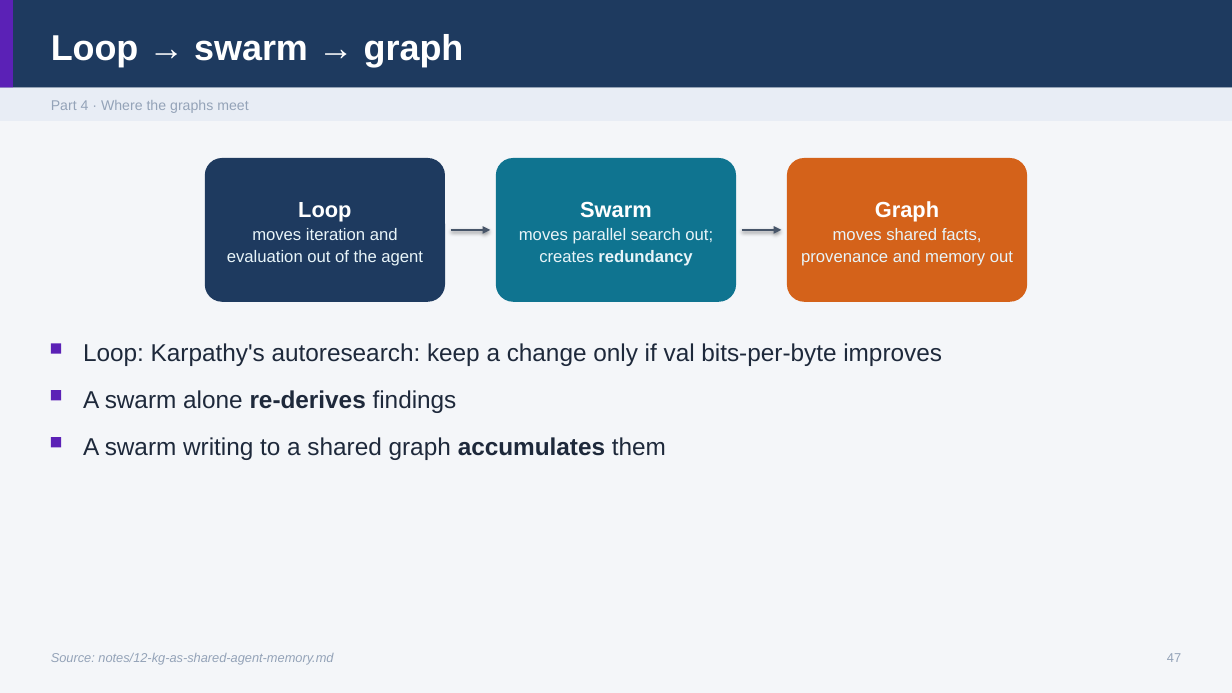
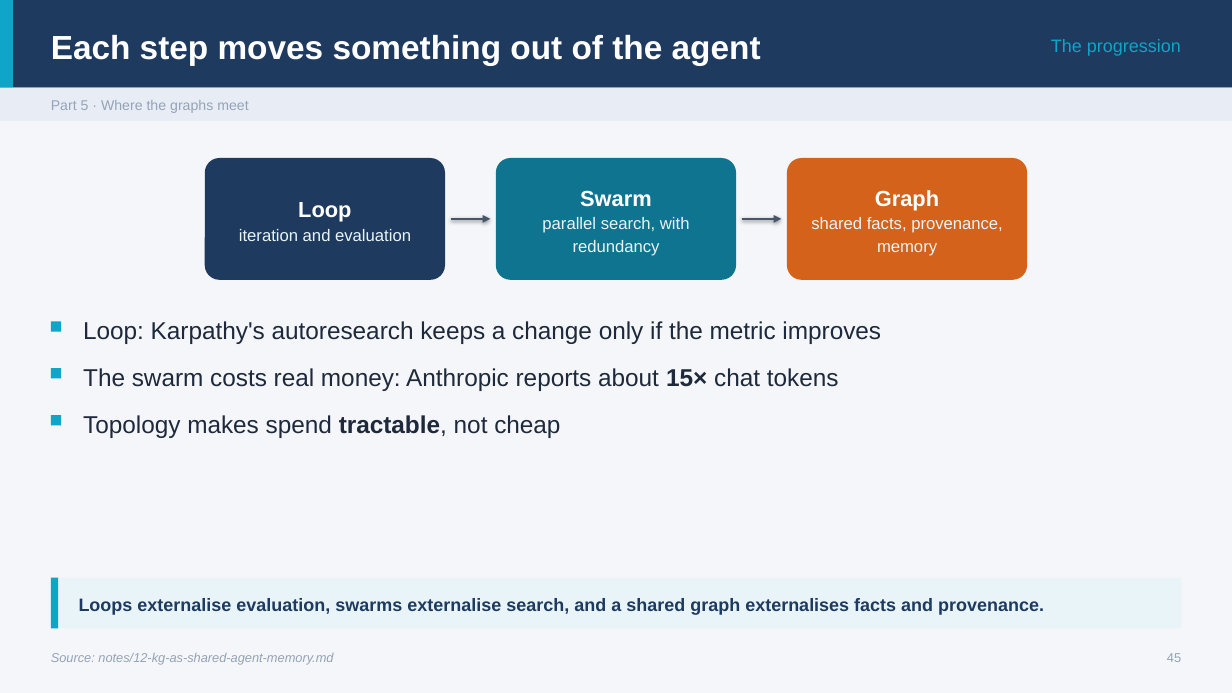
Before and after one commit to ramseywise/learn-ai-engineering, a slide deck: slide 45 of ai-engineering/05-graph-engineering/slides/graph-engineering.pptx (slide 47 before the commit). Drawn at 1232x693 pixels with LibreOffice and Linux fonts; fonts in the diff are those of the drawing. Boxes give left, top, right and bottom in pixels: in the first picture for what was removed or moved away, otherwise in the second. Text is boxed around its words. In the diff, an @@ line names an element or a change of style, - is before the commit and + after.

```diff
--- a/ai-engineering/05-graph-engineering/slides/graph-engineering.pptx
+++ b/ai-engineering/05-graph-engineering/slides/graph-engineering.pptx
@@ text removed at bbox=[51, 34, 464, 67] @@
-Loop → swarm → graph
@@ text added at bbox=[51, 35, 761, 65], 26 pt, text #FFFFFF, bold @@
+Each step moves something out of the agent
@@ text added at bbox=[1051, 39, 1181, 56], 14 pt, text #0EA5C9 @@
+The progression
@@ text at bbox=[51, 100, 248, 113]: text changed @@
-Part 4 · Where the graphs meet
+Part 5 · Where the graphs meet
@@ rounded rectangle: place and size @@
-rounded rectangle at bbox=[205, 158, 445, 302]
+rounded rectangle at bbox=[205, 158, 445, 280]
@@ rounded rectangle: place and size @@
-rounded rectangle at bbox=[496, 158, 737, 302]
+rounded rectangle at bbox=[496, 158, 737, 280]
@@ rounded rectangle: place and size @@
-rounded rectangle at bbox=[787, 158, 1028, 302]
+rounded rectangle at bbox=[787, 158, 1028, 280]
@@ text at bbox=[239, 229, 411, 241]: text changed @@
-moves iteration and evaluation out of the agent
+iteration and evaluation
@@ arrow moved from (451, 230) - (491, 230) to (451, 219) - (491, 219) @@
@@ text at bbox=[542, 217, 690, 256]: text changed @@
-moves parallel search out; creates redundancy
+parallel search, with redundancy
@@ arrow moved from (742, 230) - (782, 230) to (742, 219) - (782, 219) @@
@@ text at bbox=[811, 217, 1003, 256]: text changed @@
-moves shared facts, provenance and memory out
+shared facts, provenance, memory
@@ fill #5B21B6 to #0EA5C9 in 4 elements at bbox=[0, 0, 13, 88], bbox=[51, 369, 61, 379], bbox=[51, 415, 61, 425], bbox=[51, 322, 61, 332] @@
@@ 3 rectangles: place and size @@
-3 rectangles at bbox=[51, 344, 61, 447]
+3 rectangles at bbox=[51, 322, 61, 425]
@@ text at bbox=[83, 321, 881, 344]: text changed @@
-Loop: Karpathy's autoresearch: keep a change only if val bits-per-byte improves
+Loop: Karpathy's autoresearch keeps a change only if the metric improves
@@ text added at bbox=[83, 368, 839, 391], 19 pt, text #1E293B @@
+The swarm costs real money: Anthropic reports about 15× chat tokens
@@ text removed at bbox=[83, 390, 457, 413] @@
-A swarm alone re-derives findings
@@ text added at bbox=[83, 415, 560, 438], 19 pt, text #1E293B @@
+Topology makes spend tractable, not cheap
@@ text removed at bbox=[83, 437, 666, 460] @@
-A swarm writing to a shared graph accumulates them
@@ rectangle added at bbox=[51, 578, 1181, 628], fill #E8F4F8 @@
@@ rectangle added at bbox=[51, 578, 58, 628], fill #0EA5C9 @@
@@ text added at bbox=[79, 598, 1044, 615], 14 pt, text #1E3A5F, bold @@
+Loops externalise evaluation, swarms externalise search, and a shared graph externalises facts and provenance.
@@ text at bbox=[1167, 653, 1181, 662]: text changed @@
-47
+45
```
Also in this commit, not shown: 37 other slides changed, 13 slides added, 16 slides removed, 44 other files.
